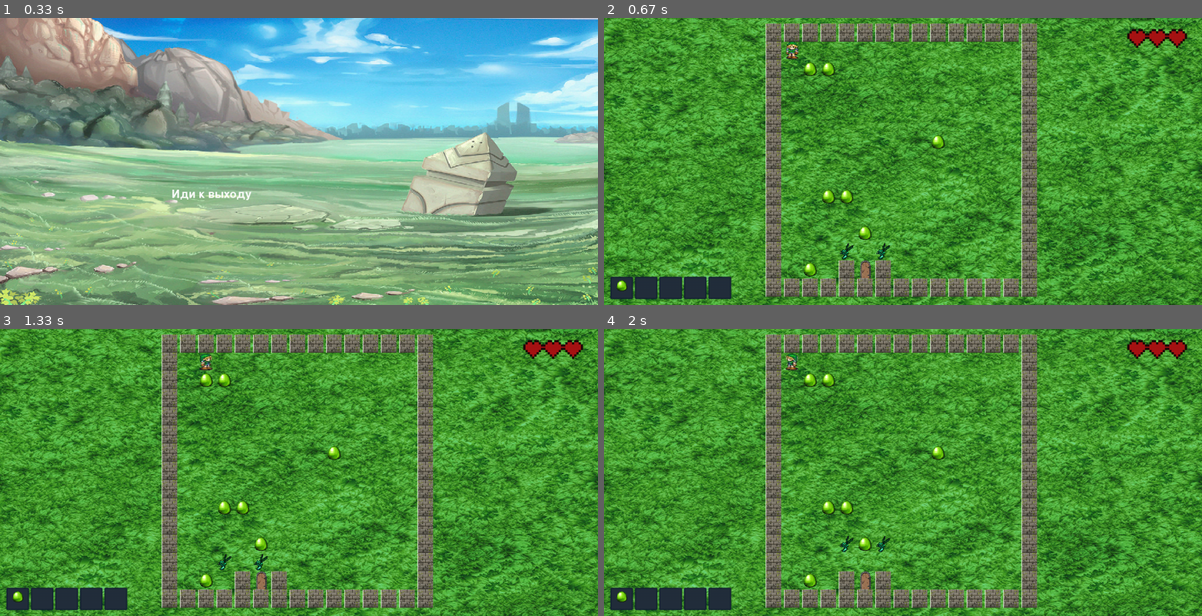
Above: before the commit, frames 1-4 (two rows, left to right).
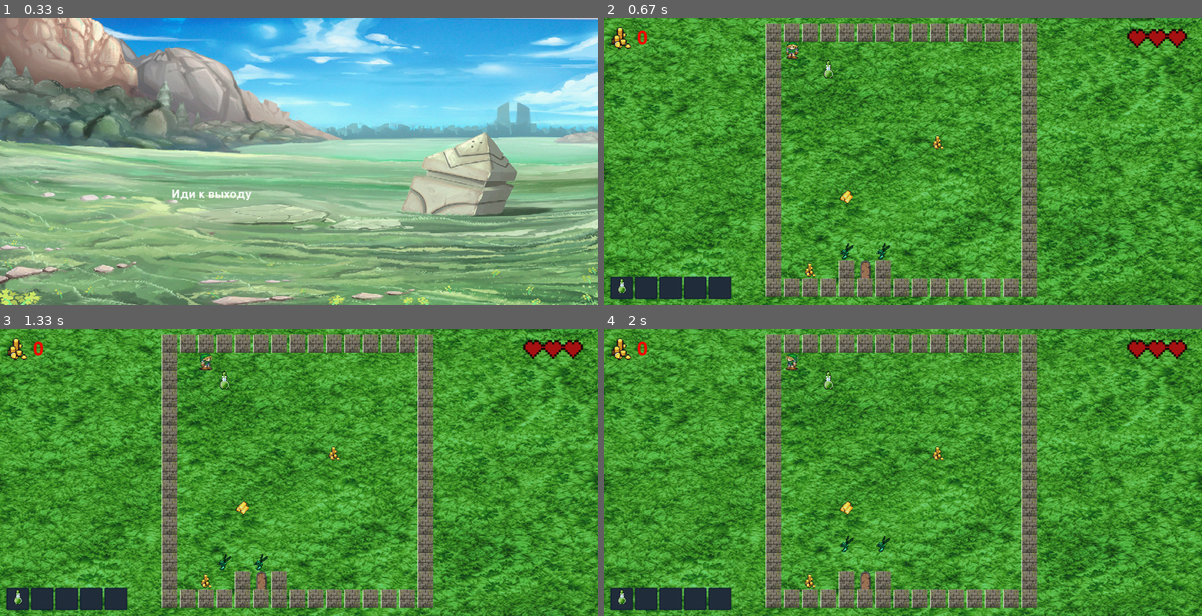
Above: after the commit, the same moments.

Repository: BardinPetr/pygame-game
Game: pygame game, started from main.py
Same seed, same stepped clock (60 frames per second), same inputs: the game is played once before the commit and once after it.
Inputs:
- Up to frame 1 (0.33 s): no input
- Up to frame 2 (0.67 s): hold Right from 0.33 s (still down)
- Up to frame 3 (1.33 s): release Right at 0.8 s; hold Up 0.83-1.13 s; hold Right from 1.17 s (still down)
- Up to frame 4 (2 s): release Right at 1.63 s; hold Left from 1.67 s (still down)

Frame 1 is identical in both runs. In frame 2, 0.8% of the frame differs, in the area x 1-57%, y 3-96%; in frame 3, 0.8%; in frame 4, 0.8%.

Commit message:
Objects and score

Diff:
--- a/main.py
+++ b/main.py
@@ -23,9 +23,9 @@
 # pygame.display.toggle_fullscreen()
 
 inventory = {}
-objects_paths = ['slidan.png']
-
-healhs = {0:3} #Big cludge! used only value
+objects_paths = ['obj1.png','obj2.png','obj3.png','obj5.png','obj6.png']
+
+healhs = {0:3, 1:0} #Big cludge! used only value
 
 
 millis = lambda: int(round(time.time() * 1000))
@@ -224,9 +224,9 @@
 
         self.objects_group = pygame.sprite.Group()
         self.objects = []
-        for i in range(8):
+        for i in range(5):
             x, y = self.genrandpos()
-            self.level[x][y] = 3
+            self.level[x][y] = 10
             self.objects += [Object(self.objects_group, self.cell_size, self.left + self.cell_size * x,
                                     self.top + self.cell_size * y, randint(0, len(objects_paths) - 1))]
 
@@ -238,7 +238,7 @@
         x, y = 0, 0
         while True:
             x, y = randint(1, self.cnt - 1), randint(1, self.cnt - 1)
-            if self.board[x][y] == -1 and self.level[x][y] == 0:
+            if self.board[x][y] == -1 and self.level[x][y] == 0 and self.level[y][x] == 0:
                 return x, y
 
     def render(self, screen):
@@ -250,14 +250,20 @@
         for i in self.enemy_group:
             if i.update(self.player_group) == 1:
                 if (millis() - self.lastkill) > 800:
-                    healhs[0] -= 1
-                    if healhs[0] == 0:
-                        self.GO = True
-                    self.lastkill = millis()
+                    if 0 in inventory.keys():
+                        inventory.pop(0)
+                    else:
+                        healhs[0] -= 1
+                        if healhs[0] == 0:
+                            self.GO = True
+                        self.lastkill = millis()
         for e in self.objects:
             if e.update(self.player_group) == 1:
                 self.objects.remove(e)
-                inventory[e.id] = inventory.pop(e.id, 0) + 1
+                if e.id in [0, 1, 2]:
+                    inventory[e.id] = inventory.pop(e.id, 0) + 1
+                else:
+                    healhs[1] += 10 if e.id == 3 else 20
                 e.remove(self.objects_group)
 
         self.player_group.draw(screen)
@@ -266,9 +272,12 @@
         self.wall_group.draw(screen)
         self.objects_group.draw(screen)
 
-        if self.isFinished:
-            for i in len(self.intervals):
-                self.intervals[i].stop()
+        try:
+            if self.isFinished:
+                for i in range(len(self.intervals)):
+                    self.intervals[i].stop()
+        except Exception:
+            pass
 
     def on_click(self, cell_coords):
         if cell_coords:
@@ -336,12 +345,10 @@
              pygame.transform.scale(load_image('mage-right.png'), (d - 5, d))],
             [pygame.transform.scale(load_image('skeleton-left.png'), (d - 5, d)),
              pygame.transform.scale(load_image('skeleton-right.png'), (d - 5, d))],
-            [pygame.transform.scale(load_image('slidan.png'), (d - 5, d)),
-             pygame.transform.scale(load_image('slidan.png'), (d - 5, d))],
             [pygame.transform.scale(load_image('spider-left.png'), (d - 5, d)),
              pygame.transform.scale(load_image('spider-right.png'), (d - 5, d))]
         ]
-        self.image = self.enemies[randint(0, 7)][randint(0, 1)]
+        self.image = self.enemies[randint(0, 6)][randint(0, 1)]
         self.rect = self.image.get_rect()
         self.rect.x = x
         self.rect.y = y
@@ -458,6 +465,16 @@
 
     def updatestate(self):
         self.image = pygame.transform.scale(load_image(health_paths[healhs[0]]), (54*2, 17*2))
+        self.rect = self.image.get_rect()
+        self.rect.x = self.x
+        self.rect.y = self.y
+
+
+class Score(pygame.sprite.Sprite):
+    def __init__(self, group, x, y):
+        super().__init__(group)
+        self.x, self.y = x, y
+        self.image = pygame.transform.scale(load_image("obj5.png"), (50, 50))
         self.rect = self.image.get_rect()
         self.rect.x = self.x
         self.rect.y = self.y
@@ -482,6 +499,7 @@
 
 healths_group = pygame.sprite.Group()
 healths_sp = HealthBar(healths_group, d[0] - 135, 20)
+score_sp = Score(healths_group, 6, 10)
 
 def exit_game():
     for i in board.intervals:
@@ -493,7 +511,6 @@
     endScreen()
     terminate()
     exit(0)
-
 
 while running:
     for event in pygame.event.get():
@@ -537,4 +554,11 @@
     healths_group.draw(screen)
     healths_sp.updatestate()
 
+    font = pygame.font.Font(None, 50)
+    stringRendered = font.render(str(healhs[1]), 1, pygame.Color('red'))
+    introRect = stringRendered.get_rect()
+    introRect.top = 20
+    introRect.left = 60
+    screen.blit(stringRendered, introRect)
+
     pygame.display.flip()
Binary file added: data/obj1.png
Binary file added: data/obj2.png
Binary file added: data/obj3.png
Binary file added: data/obj5.png
Binary file added: data/obj6.png
